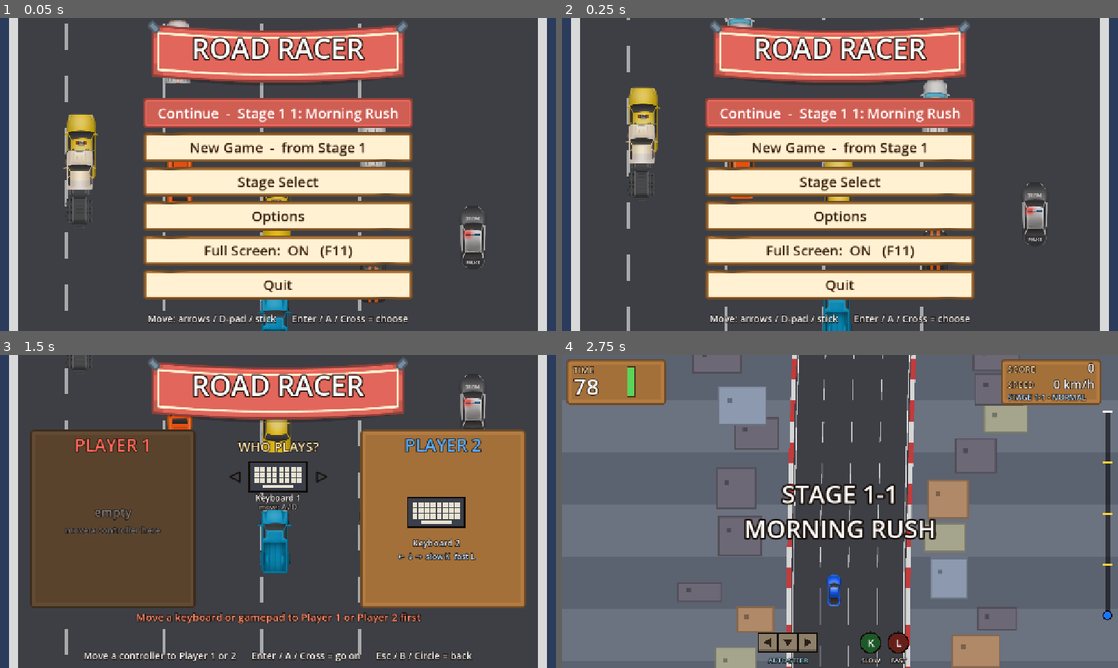
Above: before the commit, frames 1-4 (two rows, left to right).
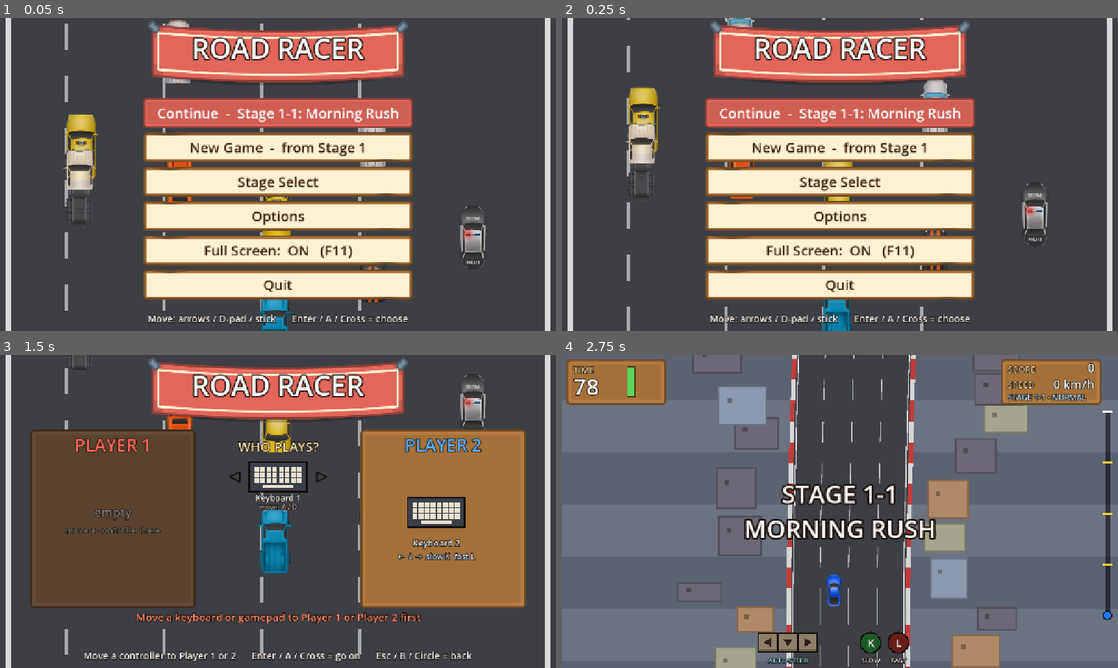
Above: after the commit, the same moments.

Repository: m-nagy/RoadRacer
Game: Godot game, scene res://scenes/title/title.tscn
The game is run twice, just before and just after one commit, with the same random seed, the same clock (stepped at 60 frames per second) and the same inputs.
Inputs (mouse positions are in pixels of both pictures, inside the frame that each line leads up to):
- Up to frame 1 (0.05 s): no input
- Up to frame 2 (0.25 s): no input
- Up to frame 3 (1.5 s): click "New Game - from Stage 1" at 0.5 s; tap Enter (ui_accept) at 1.25 s; move the mouse to (400, 495) at 1.27 s; hold Right (ui_right) from 1.28 s (still down); tap F at 1.35 s; click (400, 495) at 1.42 s
- Up to frame 4 (2.75 s): tap Enter (ui_accept) at 1.52, 2.27 s; move the mouse to (728, 527) at 2.02 s; release Right (ui_right) at 2.03 s; hold Down (ui_down) from 2.03 s (still down); tap H at 2.1 s

The runs differ from the first frame. In frame 1, 4.2% of the frame differs, in the area x 1-99%, y 0-100%; in frame 2, 4.2%; in frame 3, 3.8%; in frame 4, nothing differs.

Commit message:
Title background: road fills the whole screen (no side margins), centred cars, Continue label shows 6-3
Co-Authored-By: Claude Sonnet 5.5 <noreply@anthropic.com>

Diff:
--- a/scenes/title/title.gd
+++ b/scenes/title/title.gd
@@ -63,11 +63,11 @@
 
 func _draw() -> void:
 	var sz := size
-	draw_rect(Rect2(Vector2.ZERO, sz), Color("2a3b5c"))
-	# Asphalt with scrolling lane dashes
-	var road_x := sz.x * 0.5 - 600.0
-	draw_rect(Rect2(road_x - 20, 0, 1240, sz.y), Color("d9d9d9"))
-	draw_rect(Rect2(road_x, 0, 1200, sz.y), Color("3d3f45"))
+	# Asphalt across the whole screen (whatever its shape) with scrolling lane dashes and an edge line
+	draw_rect(Rect2(Vector2.ZERO, sz), Color("3d3f45"))
+	draw_rect(Rect2(14, 0, 12, sz.y), Color("d9d9d9"))
+	draw_rect(Rect2(sz.x - 26, 0, 12, sz.y), Color("d9d9d9"))
+	var road_x := sz.x * 0.5 - 600.0   # the lane dashes and the cars stay centred
 	for lane in range(1, 5):
 		var x := road_x + lane * 225.0 - 112.0
 		var y := fposmod(_scroll, 120.0) - 120.0
@@ -80,7 +80,7 @@
 func _setup_menu() -> void:
 	var cont := SaveManager.continue_id()
 	var continue_button: Button = %Continue
-	continue_button.text = "Continue  -  %s: %s" % [Stages.label(cont).capitalize(), Stages.by_id(cont).name]
+	continue_button.text = "Continue  -  Stage %s: %s" % [Stages.short_label(cont), Stages.by_id(cont).name]
 	continue_button.pressed.connect(func(): _pick_stage(cont))
 	_menu_box.get_node("NewGame").pressed.connect(func(): _pick_stage(Stages.all()[0].id))
 	_menu_box.get_node("StageSelectButton").pressed.connect(func(): show_screen(Screen.STAGES))
@@ -148,6 +148,7 @@
 
 func _process(delta: float) -> void:
 	_scroll += delta * 260.0
+	_bg_layer.position.x = (size.x - 1280.0) * 0.5   # the cars stay centred on a wider screen
 	for s in _bg_cars:
 		s.position.y -= s.get_meta("speed") * delta
 		if s.position.y < -150.0:
